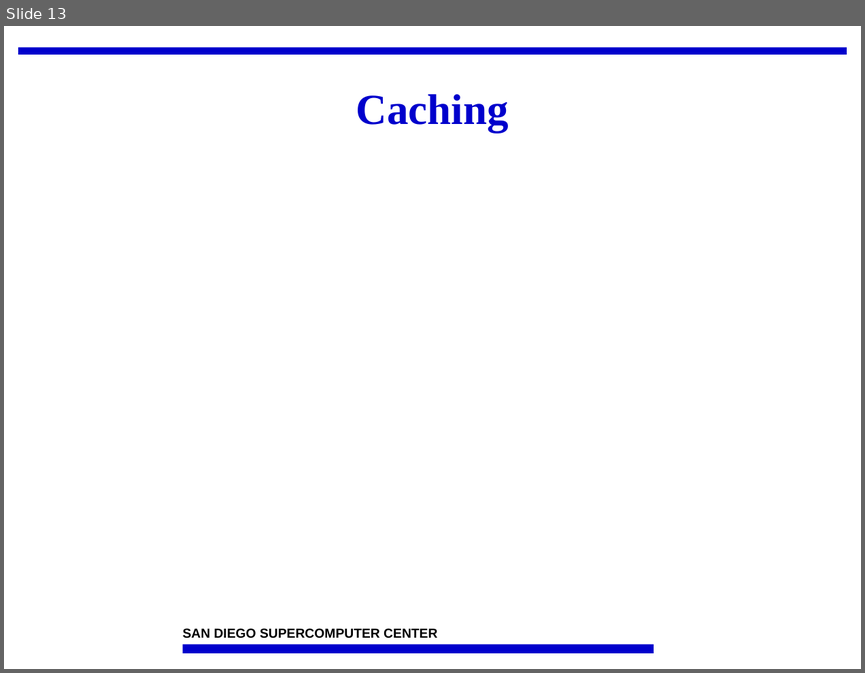
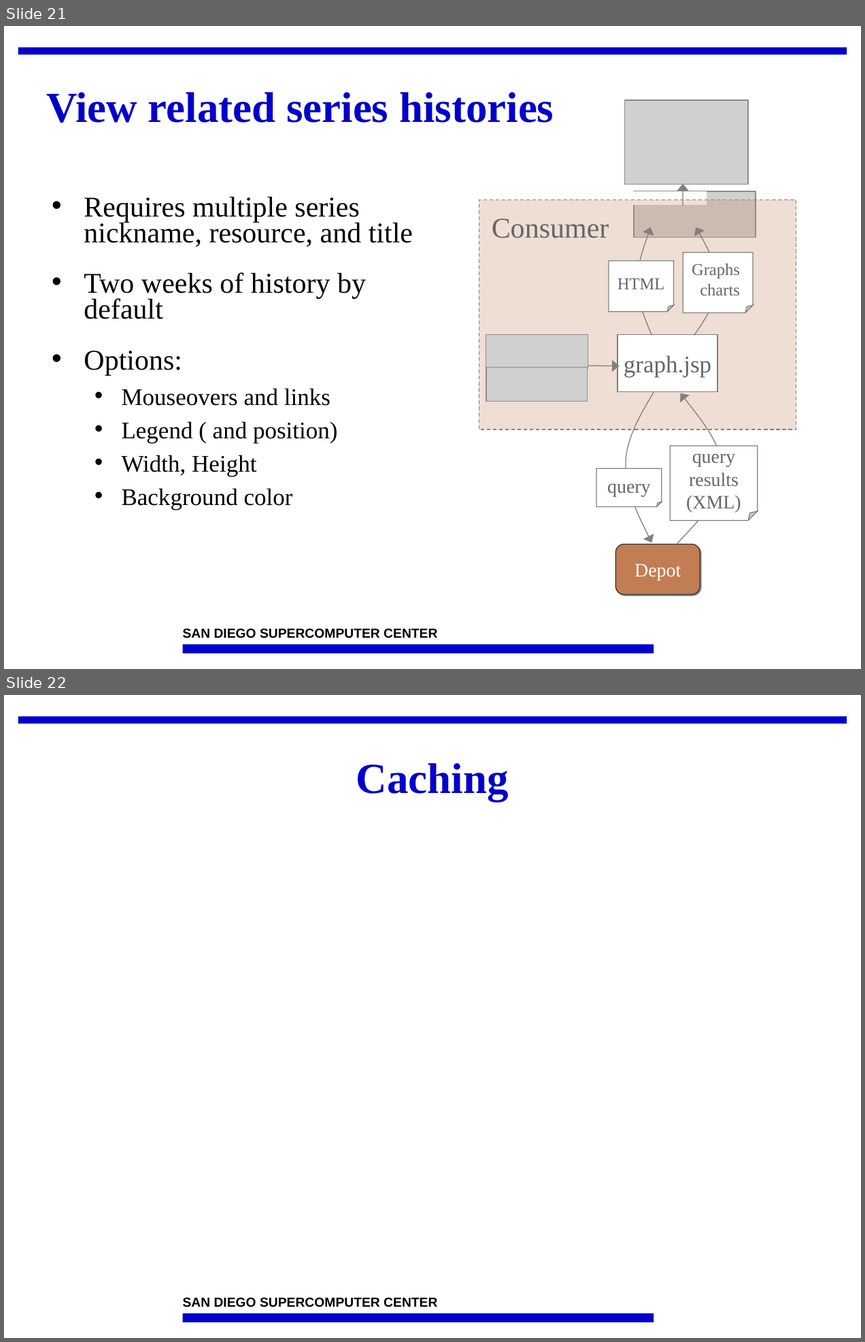
Before and after one commit to IncaProject/inca-xsede, a slide deck: talks/2008workshop/consumer.ppt. Shown one above the other, each under a label of ours: slide 13 before the commit, slides 21 and 22 after it. The pictures are 865x673 and 865x1342 pixels, drawn with LibreOffice and Linux fonts; fonts in the diff are those of the drawing; grey boxes stand for pictures; background and template pictures are left out. Boxes give left, top, right and bottom in pixels: in the first picture for what was removed or moved away, otherwise in the second. Text is boxed around its words. In the diff, an @@ line names an element or a change of style, - is before the commit and + after.

```diff
--- a/talks/2008workshop/consumer.ppt
+++ b/talks/2008workshop/consumer.ppt
@@ slide 21 added at (4,26,861,669), background #FFFFFF; not listed: 3 template elements that a slide beside it also shows @@
@@ title added at (46,92,553,123), 36 pt, text #0000CC, bold @@
+View related series histories
@@ picture added at (624,99,748,184) @@
@@ arrow added from (683, 206) to (683, 184), #808080 0.74 pt @@
@@ text added at (84,197,413,509), 24 pt, text #000000 @@
+• Requires multiple series nickname, resource, and title
+• Two weeks of history by default
+• Options:
+  • Mouseovers and links
+  • Legend ( and position)
+  • Width, Height
+  • Background color
@@ rectangle added at (479,200,796,429), fill #C27D52 at 25% opacity, outline #808080 0.74 pt dashed @@
@@ rectangle added at (588,191,706,204), fill #FFFFFF, outline #FFFFFF 0.74 pt @@
@@ picture added at (634,191,755,237) @@
@@ text added at (492,218,609,238), 24 pt, text #666666 @@
+Consumer
@@ freeform shape added at (637,227,652,335), outline #808080 0.74 pt @@
@@ freeform shape added at (695,227,718,335), outline #808080 0.74 pt @@
@@ folded corner added at (609,261,674,312), fill #FFFFFF, outline #808080 0.74 pt, 14 pt, text #666666 @@
+HTML
@@ folded corner added at (683,252,752,313), fill #FFFFFF, outline #808080 0.74 pt, 14 pt, text #666666 @@
+Graphs
+charts
@@ picture added at (485,335,587,369) @@
@@ rectangle added at (617,335,718,392), fill #FFFFFF, outline #808080 0.74 pt, 20 pt, text #666666 @@
+graph.jsp
@@ picture added at (486,367,587,401) @@
@@ arrow added from (588, 365) to (619, 366), #808080 0.74 pt @@
@@ freeform shape added at (626,392,653,543), outline #808080 0.74 pt @@
@@ freeform shape added at (677,393,723,543), outline #808080 0.74 pt @@
@@ folded corner added at (670,446,757,520), fill #FFFFFF, outline #808080 0.74 pt, 16 pt, text #666666 @@
+query results (XML)
@@ folded corner added at (596,468,661,507), fill #FFFFFF, outline #808080 0.74 pt, 16 pt, text #666666 @@
+query
@@ rounded rectangle added at (616,543,700,594), fill #C27D52, outline #333333 0.74 pt, 16 pt, text #FFFFFF @@
+Depot
@@ what was slide 13 is now slide 22 @@
```
Also in this commit, not shown: 8 slides changed, 8 other slides added.
